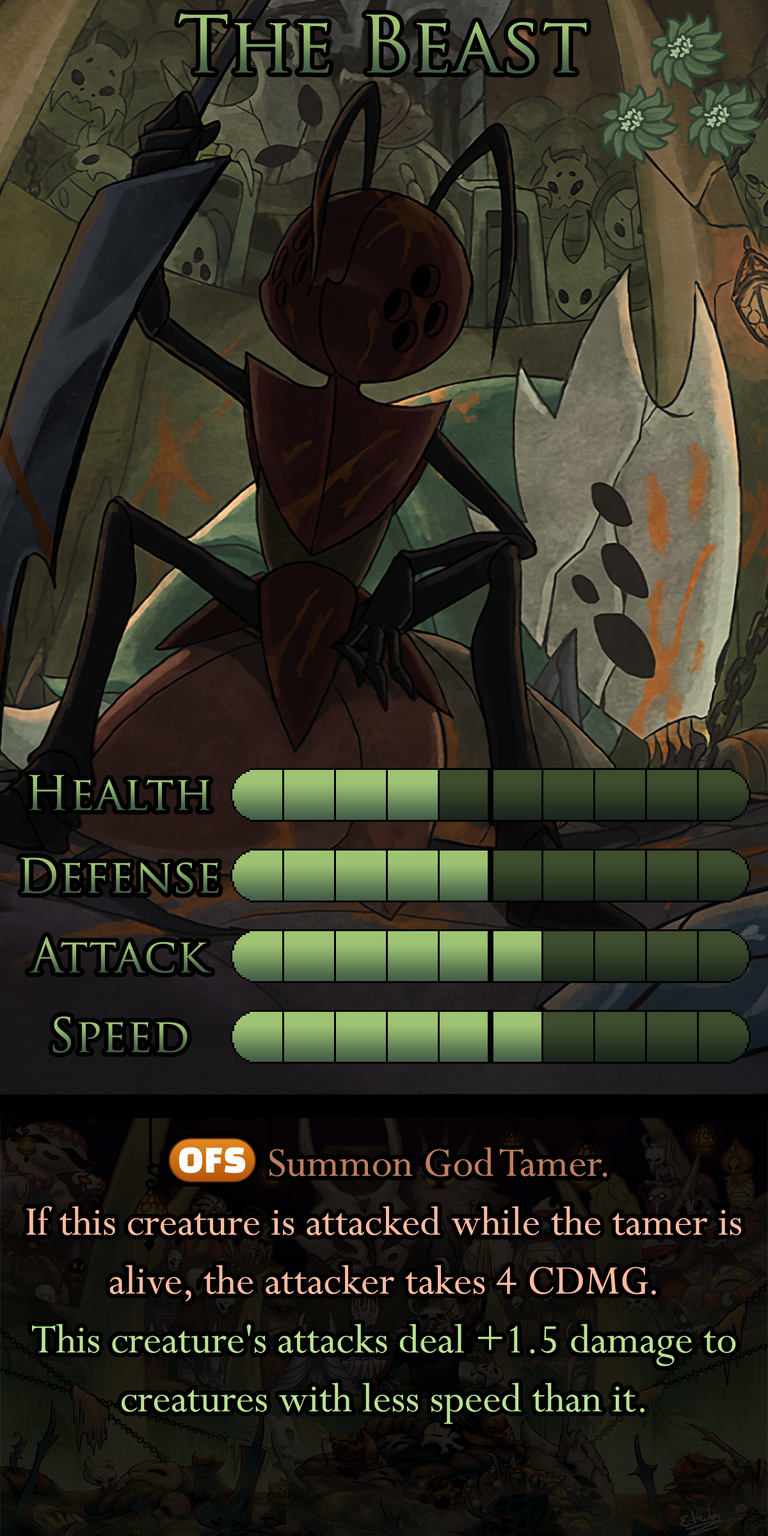
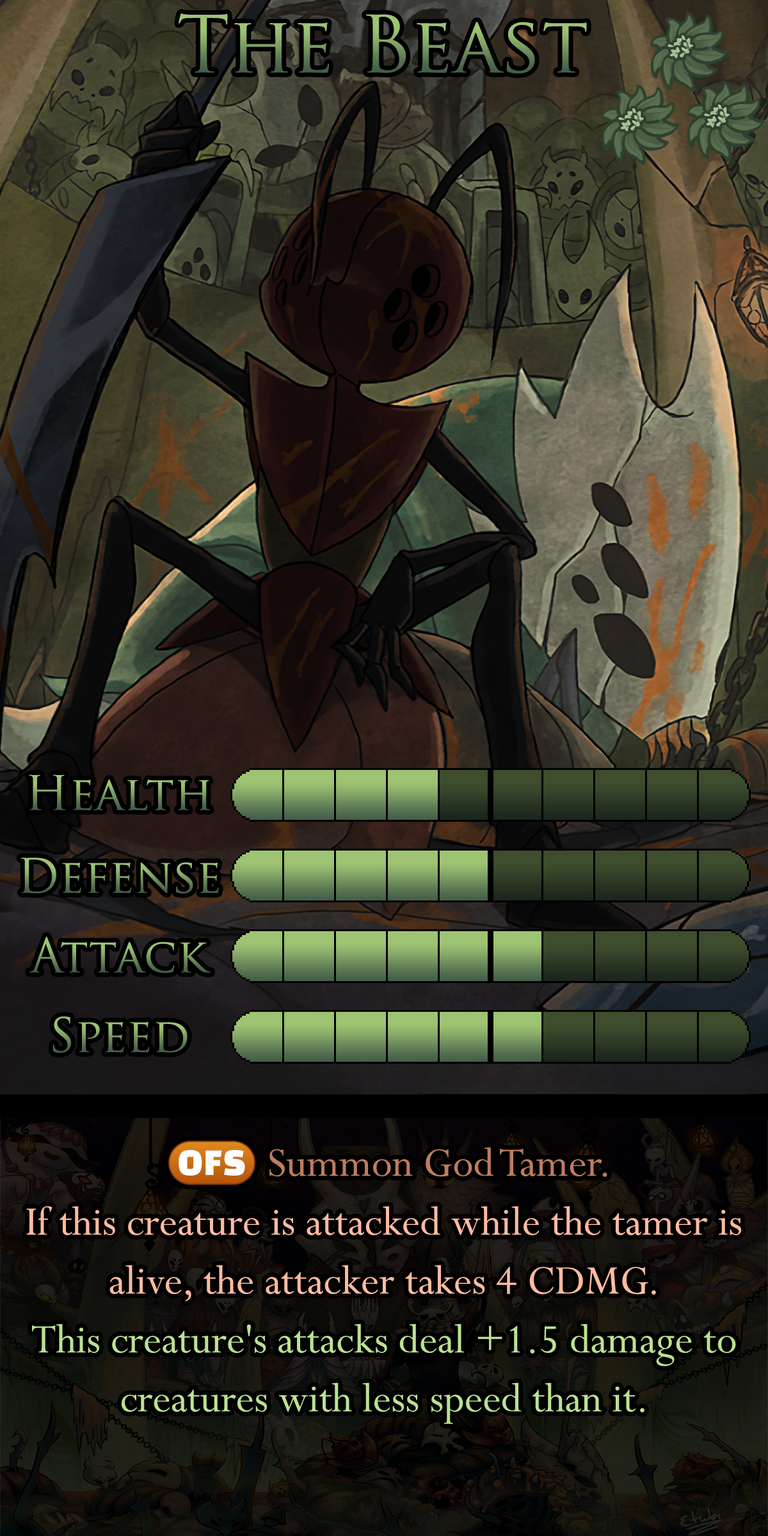
Layers edited between the first and the second w=768, h=1536 image:
painted on "Ability" over <box>168,1137,256,1186</box>
